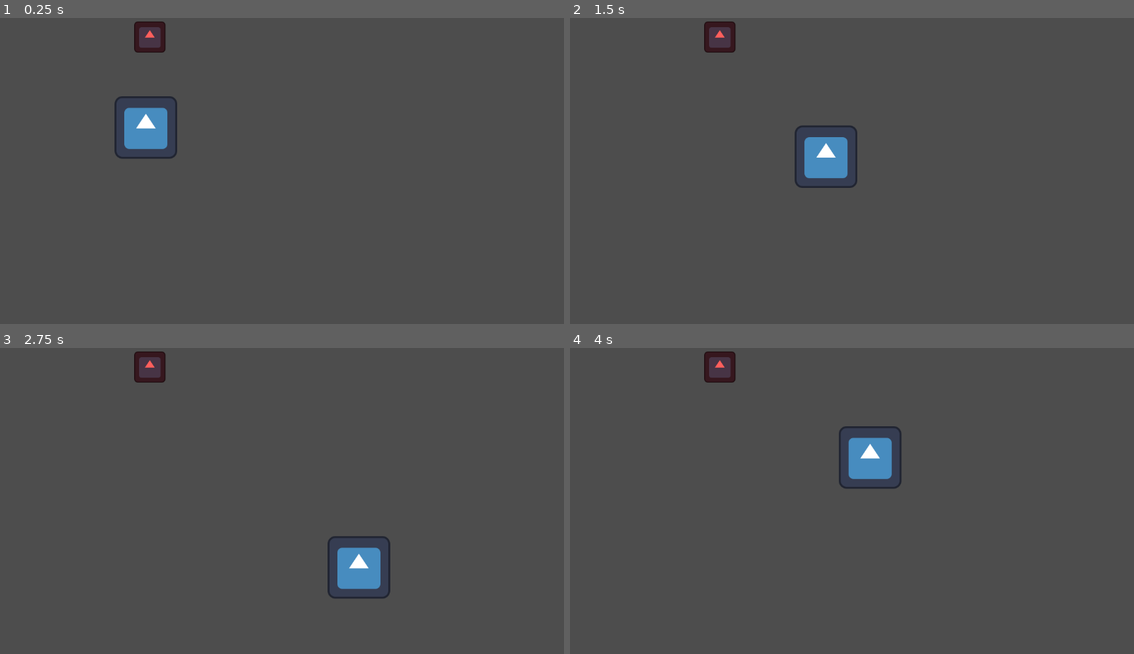
Above: before the commit, frames 1-4 (two rows, left to right).
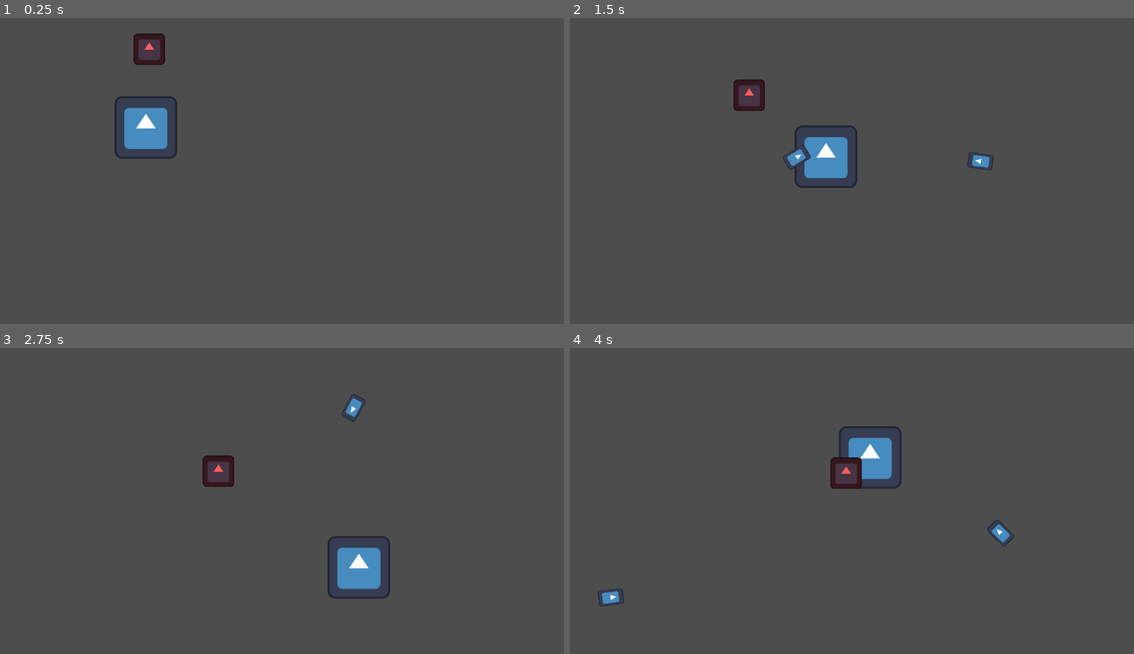
Above: after the commit, the same moments.

Repository: qm-game-dev-society/Workshops_2024-2025
Game: Godot game, scene res://Scenes/game.tscn
The game is run twice, just before and just after one commit, with the same random seed, the same clock (stepped at 60 frames per second) and the same inputs. The engine's default icon, where the game draws it, is replaced by a stand-in: a white triangle on a blue panel in a dark square.
Inputs (mouse positions are in pixels of both pictures, inside the frame that each line leads up to):
- Up to frame 1 (0.25 s): no input
- Up to frame 2 (1.5 s): move the mouse to (976, 161) at 0.52 s; hold Right (ui_right) 0.53-1.28 s; click (976, 161) at 0.6 s; move the mouse to (739, 192) at 1.27 s; hold Down (ui_down) from 1.28 s (still down); click (739, 192) at 1.35 s
- Up to frame 3 (2.75 s): move the mouse to (338, 436) at 2.02 s; release Down (ui_down) at 2.03 s; hold Right (ui_right) from 2.03 s (still down); click (338, 436) at 2.1 s
- Up to frame 4 (4 s): move the mouse to (823, 568) at 2.77 s; release Right (ui_right) at 2.78 s; hold Up (ui_up) 2.78-3.53 s; click (823, 568) at 2.85 s; move the mouse to (1021, 553) at 3.52 s; hold Left (ui_left) from 3.53 s (still down); click (1021, 553) at 3.6 s

The runs differ from the first frame. In frame 1, 0.6% of the frame differs, in the area x 23-30%, y 1-16%; in frame 2, 1.4%, in the area x 23-76%, y 1-50%; in frame 3, 1.3%; in frame 4, 1.3%.

Commit message:
added enemy and bullet

Diff:
--- a/2_Enemys/Scenes/Enemies/Enemy.tscn
+++ b/2_Enemys/Scenes/Enemies/Enemy.tscn
@@ -1,11 +1,15 @@
-[gd_scene load_steps=3 format=3 uid="uid://xlacqmyo4whp"]
+[gd_scene load_steps=5 format=3 uid="uid://xlacqmyo4whp"]
 
 [ext_resource type="Texture2D" uid="uid://bwgyc0ww1ilhk" path="res://icon.svg" id="1_7kvko"]
+[ext_resource type="Script" path="res://Scenes/Enemies/enemy.gd" id="1_wwpox"]
+[ext_resource type="Script" path="res://Scenes/Health.gd" id="3_457w3"]
 
 [sub_resource type="RectangleShape2D" id="RectangleShape2D_t6gud"]
 size = Vector2(64, 67)
 
 [node name="Enemy" type="Area2D"]
+script = ExtResource("1_wwpox")
+SPEED = 100.0
 
 [node name="Icon" type="Sprite2D" parent="."]
 self_modulate = Color(0.998713, 0.373003, 0.36288, 1)
@@ -15,3 +19,8 @@
 [node name="CollisionShape2D" type="CollisionShape2D" parent="."]
 position = Vector2(0, 0.5)
 shape = SubResource("RectangleShape2D_t6gud")
+
+[node name="Health" type="Node" parent="."]
+script = ExtResource("3_457w3")
+
+[connection signal="died" from="Health" to="." method="_on_health_died"]
--- /dev/null
+++ b/2_Enemys/Scenes/Enemies/enemy.gd
@@ -0,0 +1,24 @@
+class_name Enemy
+extends Area2D
+
+@export var SPEED : float
+
+
+# Called when the node enters the scene tree for the first time.
+func _ready() -> void:
+	pass # Replace with function body.
+
+
+# Called every frame. 'delta' is the elapsed time since the previous frame.
+func _process(delta: float) -> void:
+	position = position.move_toward(Global.player.position, delta * SPEED)
+
+func whenKilled() -> void:
+	print("enemy died")
+	queue_free()
+
+func whenHit(attack : int) -> void:
+	($Health as Health).takeHit(attack)
+
+func _on_health_died() -> void:
+	whenKilled()
--- /dev/null
+++ b/2_Enemys/Scenes/EnemyHealth.gd
@@ -0,0 +1,12 @@
+class_name EnemyHealth
+extends Node
+
+
+# Called when the node enters the scene tree for the first time.
+func _ready() -> void:
+	pass # Replace with function body.
+
+
+# Called every frame. 'delta' is the elapsed time since the previous frame.
+func _process(delta: float) -> void:
+	pass
--- /dev/null
+++ b/2_Enemys/Scenes/Health.gd
@@ -0,0 +1,20 @@
+class_name Health
+extends Node
+
+@export var MaxHealth : int = 10
+var currentHealth : int
+var dead : bool = false
+
+signal died()
+
+func setupHealth():
+	currentHealth = MaxHealth
+
+func takeHit(attack : int) -> void:
+	currentHealth -= attack
+	checkIfDead()
+
+func checkIfDead() -> void:
+	if currentHealth <= 0:
+		dead = true
+		died.emit()
--- /dev/null
+++ b/2_Enemys/Scenes/bullet.gd
@@ -0,0 +1,12 @@
+extends Area2D
+
+func _physics_process(delta: float) -> void:
+	position += transform.y * 10
+
+
+
+
+func _on_area_entered(area: Area2D) -> void:
+	print("hit")
+	if area is Enemy:
+		(area as Enemy).whenHit(5)
--- /dev/null
+++ b/2_Enemys/Scenes/bullet.tscn
@@ -0,0 +1,20 @@
+[gd_scene load_steps=4 format=3 uid="uid://d21iltokk2evo"]
+
+[ext_resource type="Texture2D" uid="uid://bwgyc0ww1ilhk" path="res://icon.svg" id="1_arlfy"]
+[ext_resource type="Script" path="res://Scenes/bullet.gd" id="1_gmsf3"]
+
+[sub_resource type="RectangleShape2D" id="RectangleShape2D_rwilw"]
+size = Vector2(33.5, 54)
+
+[node name="bullet" type="Area2D"]
+script = ExtResource("1_gmsf3")
+
+[node name="Icon" type="Sprite2D" parent="."]
+scale = Vector2(0.25, 0.4)
+texture = ExtResource("1_arlfy")
+
+[node name="CollisionShape2D" type="CollisionShape2D" parent="."]
+position = Vector2(0.25, 0)
+shape = SubResource("RectangleShape2D_rwilw")
+
+[connection signal="area_entered" from="." to="." method="_on_area_entered"]
--- a/2_Enemys/Scenes/player.gd
+++ b/2_Enemys/Scenes/player.gd
@@ -3,6 +3,7 @@
 
 
 const SPEED = 300.0
+@export var bulletScene : PackedScene
 
 func _ready() -> void:
 	Global.player = self
@@ -11,8 +12,8 @@
 func _physics_process(delta: float) -> void:
 	# Get the input direction and handle the movement/deceleration.
 	# As good practice, you should replace UI actions with custom gameplay actions.
-	var horizontal := Input.get_axis("ui_left", "ui_right")
-	var vertical := Input.get_axis("ui_up", "ui_down")
+	var horizontal := Input.get_axis("PLAYER_left", "PLAYER_right")
+	var vertical := Input.get_axis("PLAYER_up", "PLAYER_down")
 	if horizontal:
 		velocity.x = horizontal * SPEED
 	else:
@@ -25,6 +26,14 @@
 
 	velocity = velocity.normalized() * (velocity.length() if velocity.length() < SPEED else SPEED)
 
+	move_and_slide()
 
+	if Input.is_action_just_pressed("PLAYER_attack"):
+		attack()
 
-	move_and_slide()
+func attack() -> void:
+	var tempScene : Node2D = bulletScene.instantiate()
+	tempScene.position = position
+	tempScene.rotation = (get_global_mouse_position() - position).angle() - PI * 0.5
+	print(tempScene.rotation)
+	get_parent().add_child(tempScene)
--- a/2_Enemys/Scenes/player.tscn
+++ b/2_Enemys/Scenes/player.tscn
@@ -1,13 +1,15 @@
-[gd_scene load_steps=4 format=3 uid="uid://c2oc46ujt6usw"]
+[gd_scene load_steps=5 format=3 uid="uid://c2oc46ujt6usw"]
 
 [ext_resource type="Script" path="res://Scenes/player.gd" id="1_b0ehw"]
 [ext_resource type="Texture2D" uid="uid://bwgyc0ww1ilhk" path="res://icon.svg" id="2_22ogd"]
+[ext_resource type="PackedScene" uid="uid://d21iltokk2evo" path="res://Scenes/bullet.tscn" id="2_jtu50"]
 
 [sub_resource type="RectangleShape2D" id="RectangleShape2D_ypkvp"]
 size = Vector2(131, 134)
 
 [node name="Player" type="CharacterBody2D"]
 script = ExtResource("1_b0ehw")
+bulletScene = ExtResource("2_jtu50")
 
 [node name="Icon" type="Sprite2D" parent="."]
 texture = ExtResource("2_22ogd")
--- a/2_Enemys/project.godot
+++ b/2_Enemys/project.godot
@@ -18,3 +18,35 @@
 [autoload]
 
 Global="*res://Scenes/Global.gd"
+
+[input]
+
+PLAYER_attack={
+"deadzone": 0.5,
+"events": [Object(InputEventMouseButton,"resource_local_to_scene":false,"resource_name":"","device":-1,"window_id":0,"alt_pressed":false,"shift_pressed":false,"ctrl_pressed":false,"meta_pressed":false,"button_mask":1,"position":Vector2(378, 8),"global_position":Vector2(387, 54),"factor":1.0,"button_index":1,"canceled":false,"pressed":true,"double_click":false,"script":null)
+]
+}
+PLAYER_right={
+"deadzone": 0.5,
+"events": [Object(InputEventKey,"resource_local_to_scene":false,"resource_name":"","device":-1,"window_id":0,"alt_pressed":false,"shift_pressed":false,"ctrl_pressed":false,"meta_pressed":false,"pressed":false,"keycode":0,"physical_keycode":68,"key_label":0,"unicode":100,"location":0,"echo":false,"script":null)
+, Object(InputEventKey,"resource_local_to_scene":false,"resource_name":"","device":-1,"window_id":0,"alt_pressed":false,"shift_pressed":false,"ctrl_pressed":false,"meta_pressed":false,"pressed":false,"keycode":0,"physical_keycode":4194321,"key_label":0,"unicode":0,"location":0,"echo":false,"script":null)
+]
+}
+PLAYER_left={
+"deadzone": 0.5,
+"events": [Object(InputEventKey,"resource_local_to_scene":false,"resource_name":"","device":-1,"window_id":0,"alt_pressed":false,"shift_pressed":false,"ctrl_pressed":false,"meta_pressed":false,"pressed":false,"keycode":0,"physical_keycode":65,"key_label":0,"unicode":97,"location":0,"echo":false,"script":null)
+, Object(InputEventKey,"resource_local_to_scene":false,"resource_name":"","device":-1,"window_id":0,"alt_pressed":false,"shift_pressed":false,"ctrl_pressed":false,"meta_pressed":false,"pressed":false,"keycode":0,"physical_keycode":4194319,"key_label":0,"unicode":0,"location":0,"echo":false,"script":null)
+]
+}
+PLAYER_up={
+"deadzone": 0.5,
+"events": [Object(InputEventKey,"resource_local_to_scene":false,"resource_name":"","device":-1,"window_id":0,"alt_pressed":false,"shift_pressed":false,"ctrl_pressed":false,"meta_pressed":false,"pressed":false,"keycode":0,"physical_keycode":87,"key_label":0,"unicode":119,"location":0,"echo":false,"script":null)
+, Object(InputEventKey,"resource_local_to_scene":false,"resource_name":"","device":-1,"window_id":0,"alt_pressed":false,"shift_pressed":false,"ctrl_pressed":false,"meta_pressed":false,"pressed":false,"keycode":0,"physical_keycode":4194320,"key_label":0,"unicode":0,"location":0,"echo":false,"script":null)
+]
+}
+PLAYER_down={
+"deadzone": 0.5,
+"events": [null, Object(InputEventKey,"resource_local_to_scene":false,"resource_name":"","device":-1,"window_id":0,"alt_pressed":false,"shift_pressed":false,"ctrl_pressed":false,"meta_pressed":false,"pressed":false,"keycode":0,"physical_keycode":83,"key_label":0,"unicode":115,"location":0,"echo":false,"script":null)
+, Object(InputEventKey,"resource_local_to_scene":false,"resource_name":"","device":-1,"window_id":0,"alt_pressed":false,"shift_pressed":false,"ctrl_pressed":false,"meta_pressed":false,"pressed":false,"keycode":0,"physical_keycode":4194322,"key_label":0,"unicode":0,"location":0,"echo":false,"script":null)
+]
+}
